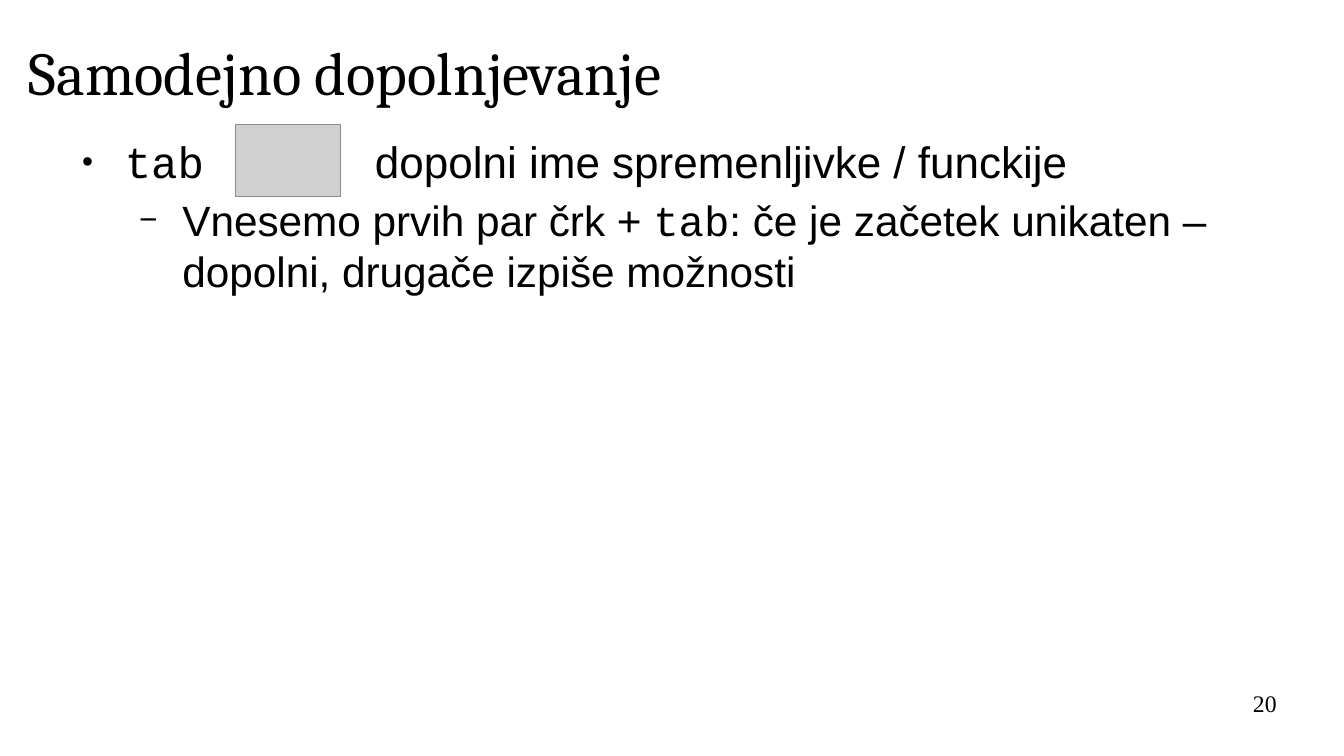
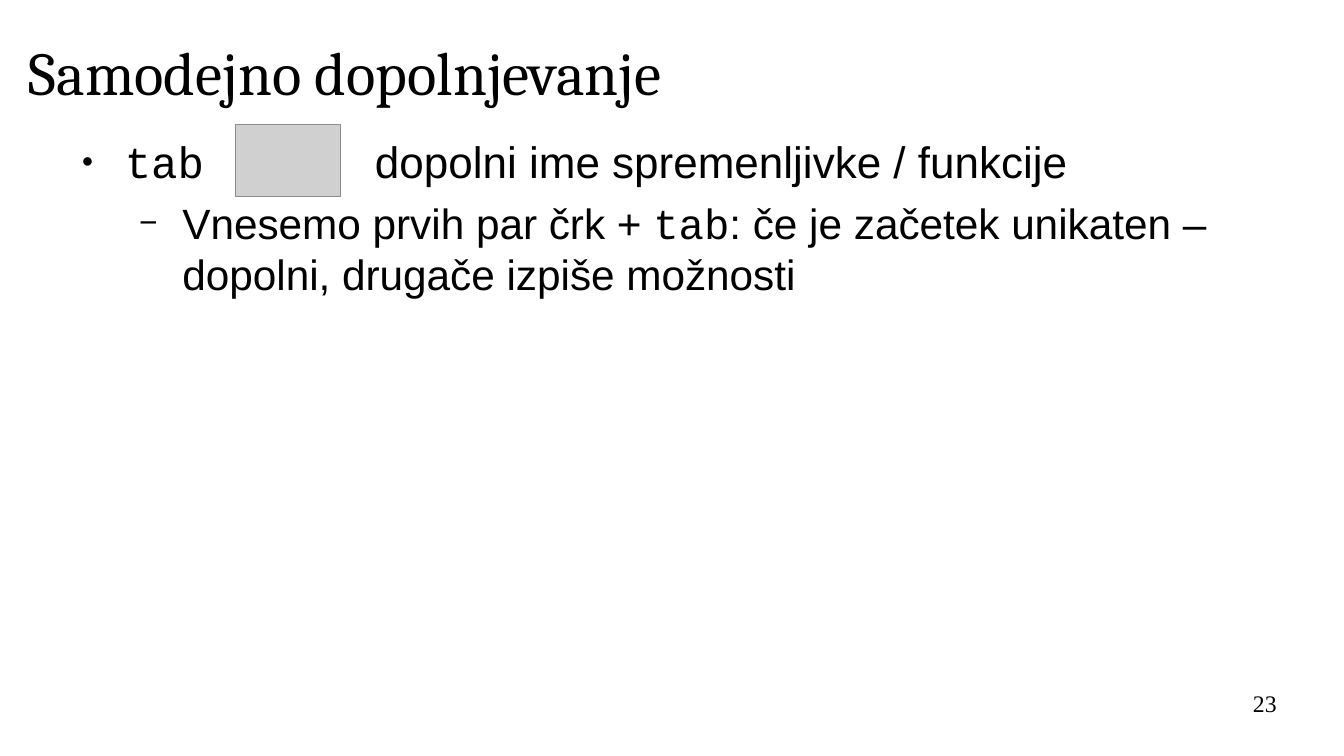
Before and after one commit to janaobsteter/R_tecaj, a slide deck: slide 23 of IT_Rtecaj.odp (slide 20 before the commit). Drawn at 1344x756 pixels with LibreOffice and Linux fonts; fonts in the diff are those of the drawing; grey boxes stand for pictures; background and template pictures are left out. Boxes give left, top, right and bottom in pixels: in the first picture for what was removed or moved away, otherwise in the second. Text is boxed around its words. In the diff, an @@ line names an element or a change of style, - is before the commit and + after.

```diff
--- a/IT_Rtecaj.odp
+++ b/IT_Rtecaj.odp
@@ text at (125, 146, 1067, 187): text changed @@
-● tab dopolni ime spremenljivke / funckije
+● tab dopolni ime spremenljivke / funkcije
@@ text at (182, 208, 1171, 298): more space between paragraphs @@
@@ page number at (1253, 696, 1277, 713): text changed @@
-20
+23
```
Also in this commit, not shown: 29 other slides changed, 6 slides added.
